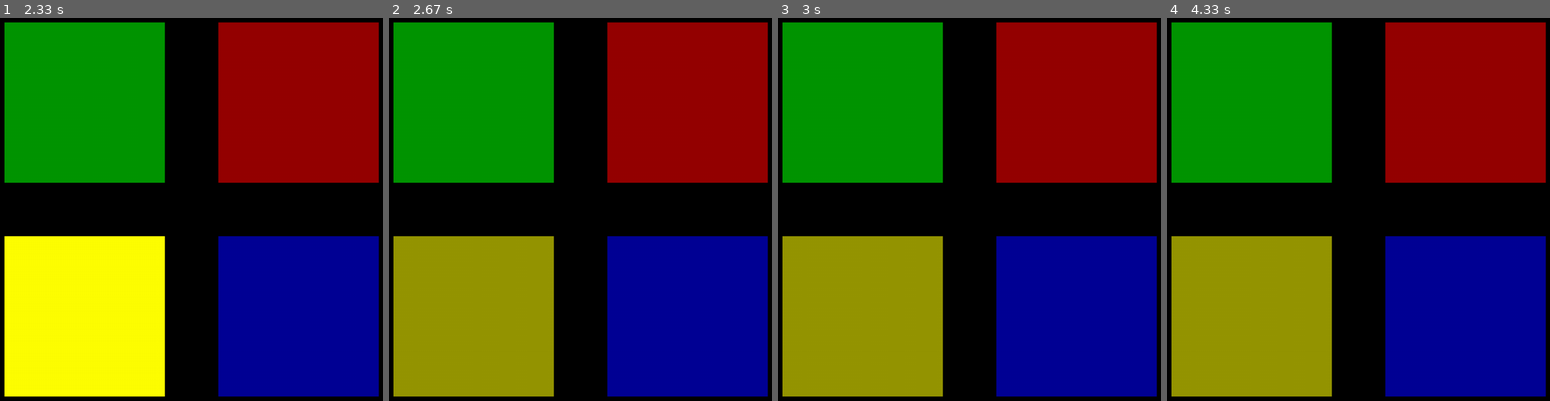
Above: before the commit, frames 1-4 (left to right).
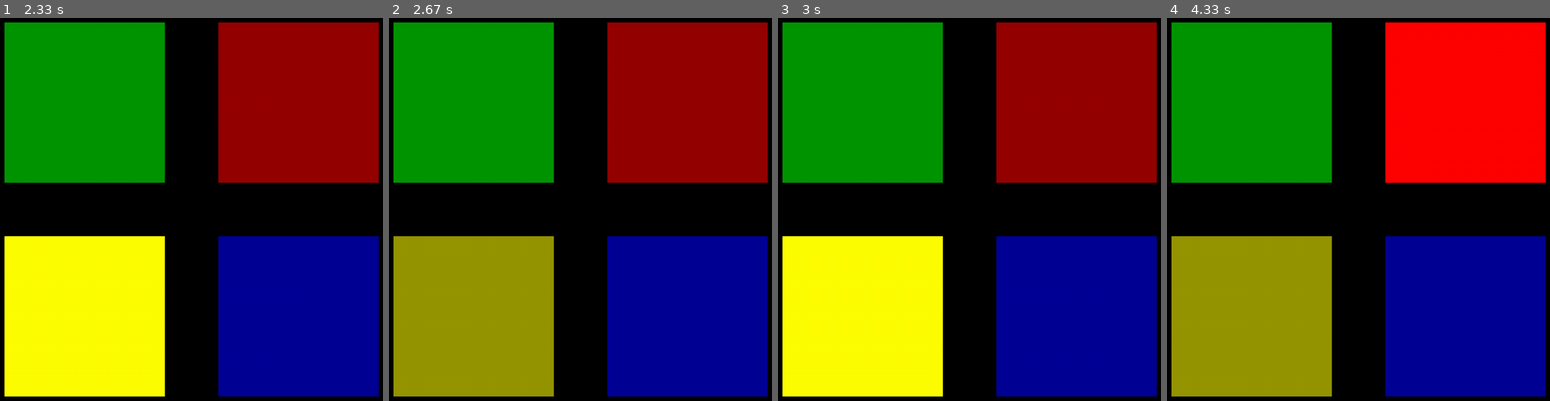
Above: after the commit, the same moments.

Repository: big-papa/cs20-class-demos-fall2018
Game: pygame game, started from simon.py
The game is run twice, just before and just after one commit, with the same random seed, the same clock (stepped at 60 frames per second) and the same inputs.
Inputs (mouse positions are in pixels of both pictures, inside the frame that each line leads up to):
- Up to frame 1 (2.33 s): tap Space at 0.33 s; click (61, 301) at 1.3 s
- Up to frame 2 (2.67 s): no input
- Up to frame 3 (3 s): no input
- Up to frame 4 (4.33 s): no input

Frames 1-2 are identical in both runs. In frame 3, 18% of the frame differs, in the area x 1-44%, y 56-99%; in frame 4, 18%, in the area x 56-99%, y 1-44%.

Commit message:
Update simon.py

Diff:
--- a/simon.py
+++ b/simon.py
@@ -16,8 +16,11 @@
     pygame.draw.rect(DISPLAYSURF, YELLOW, yellow_button)
     pygame.draw.rect(DISPLAYSURF, BLUE, blue_button)
 
-def flash_button(which_button):
-    display_regular_buttons()
+def flash_button(which_button, computer_or_human):
+    if computer_or_human == "computer":
+        display_regular_buttons()
+        pygame.display.update()
+        pygame.time.wait(250)
     if which_button == "green":
         green_sound.play()
         pygame.draw.rect(DISPLAYSURF, GREENFLASH, green_button)
@@ -42,6 +45,11 @@
         return "yellow"
     elif blue_button.collidepoint( (x, y) ):
         return "blue"
+
+def computer_turn():
+    sequence.append( pick_random_color() )
+    for the_color in sequence:
+        flash_button(the_color, "computer")
 
 pygame.init()
 
@@ -70,6 +78,7 @@
 blue_button = pygame.Rect(500, 500, 300, 300)
 
 sequence = []
+user_sequence = []
 
 #background tunes
 #background_music = pygame.mixer.music.load("Mercury.wav")
@@ -93,14 +102,19 @@
         if event.type == pygame.MOUSEBUTTONDOWN:
             mouse_x, mouse_y = event.pos
             the_button = which_button_was_pressed(mouse_x, mouse_y)
-            flash_button(the_button)
-            #print(the_button)
+            flash_button(the_button, "human")
+            user_sequence.append(the_button)
+            print(user_sequence)
+
+            # check if user entered the correct sequence
+            if user_sequence == sequence:
+                print("winner winner chicken dinner")
+                user_sequence = []
+                computer_turn()
 
         if event.type == pygame.KEYDOWN:
             if event.key == pygame.K_SPACE:
-                sequence.append( pick_random_color() )
-                for the_color in sequence:
-                    flash_button(the_color)
+                computer_turn()
 
 
     #DISPLAYSURF.blit(the_logo, (dvd_x, dvd_y))
